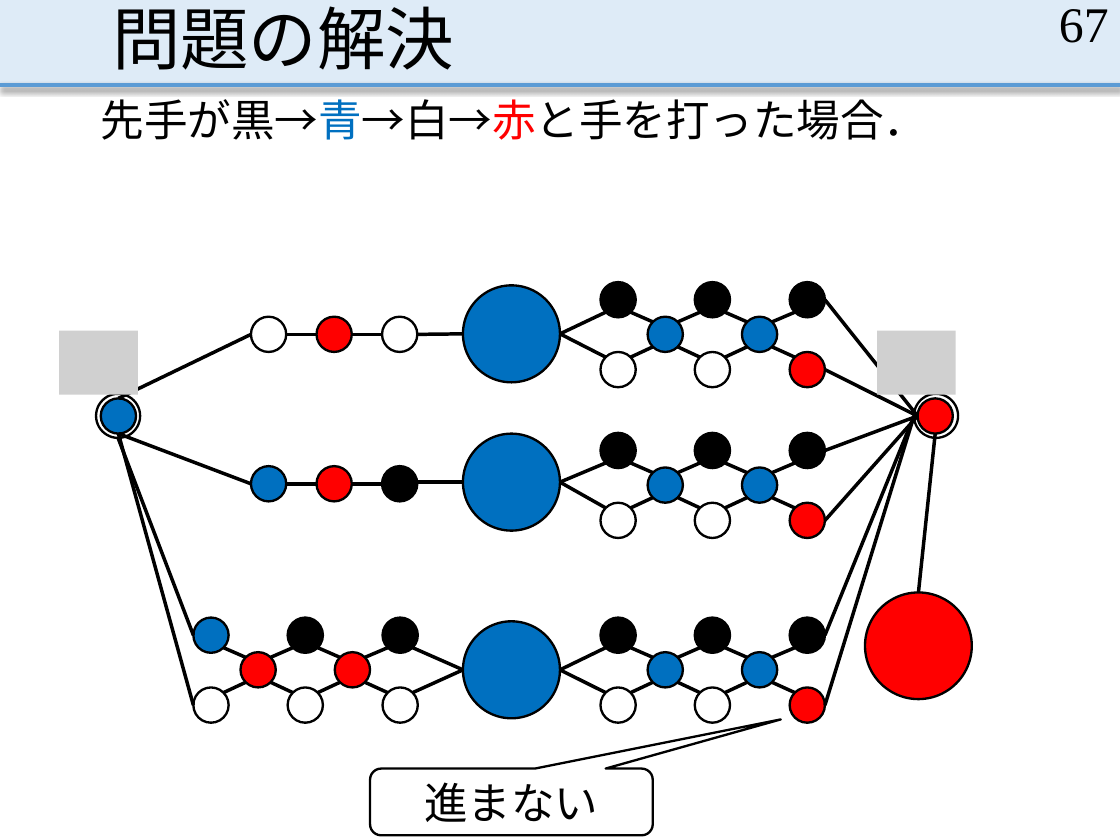
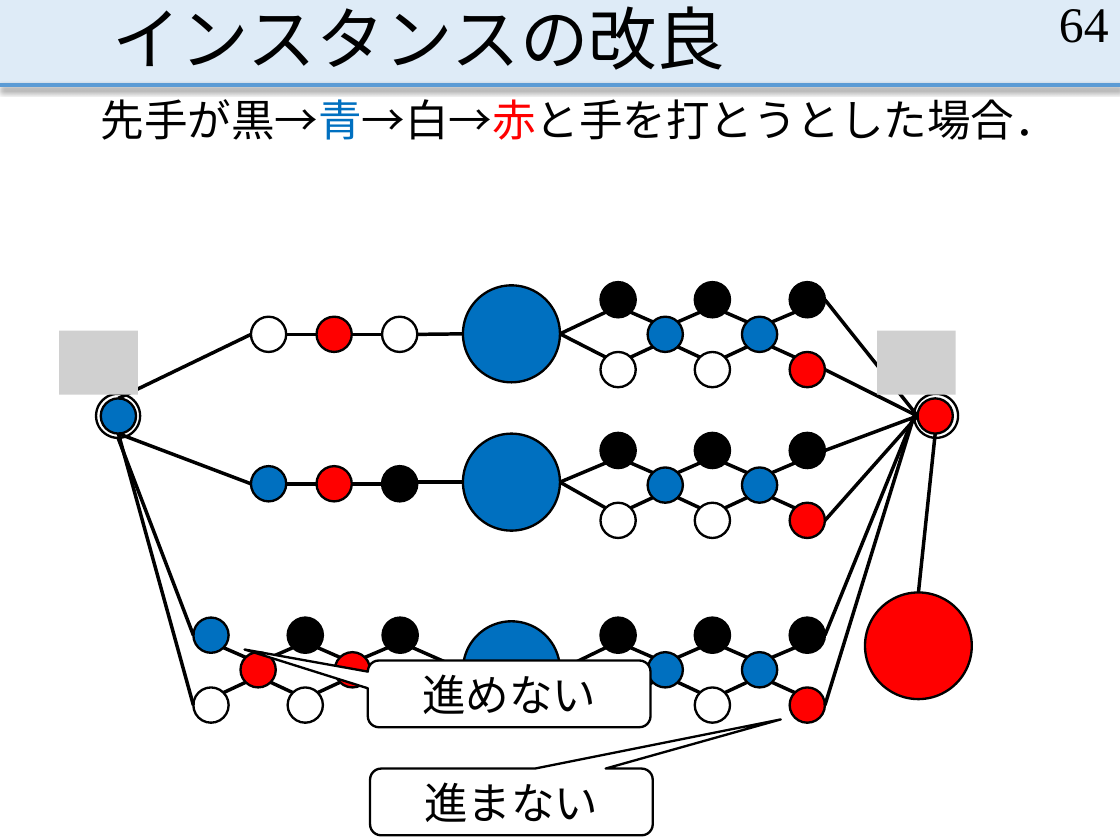
Before and after one commit to MasayaOda/SR, a slide deck: slide 64 of 191120oda.pptx (slide 67 before the commit). Drawn at 1120x840 pixels with LibreOffice and Linux fonts; fonts in the diff are those of the drawing; grey boxes stand for pictures. Boxes give left, top, right and bottom in pixels: in the first picture for what was removed or moved away, otherwise in the second. Text is boxed around its words. In the diff, an @@ line names an element or a change of style, - is before the commit and + after.

```diff
--- a/191120oda.pptx
+++ b/191120oda.pptx
@@ title at (112, 6, 725, 70): text changed @@
-問題の解決
+インスタンスの改良
@@ page number at (1059, 9, 1109, 43): text changed @@
-67
+64
@@ text at (101, 92, 1058, 140): text changed @@
-先手が黒→青→白→赤と手を打った場合．
+先手が黒→青→白→赤と手を打とうとした場合．
@@ rounded speech box added at (367, 661, 650, 728), fill #FFFFFF, outline #000000 1.5 pt, 28 pt, text #000000 @@
+進めない
```
Also in this commit, not shown: 57 other slides changed, 6 slides added, 3 slides removed, 2 other files.
